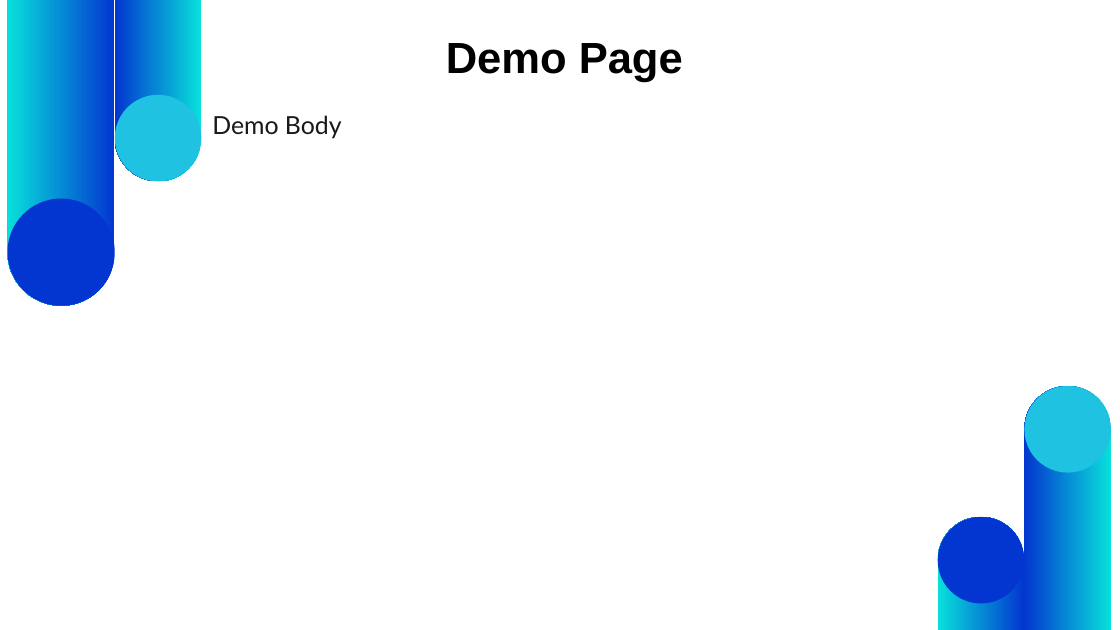
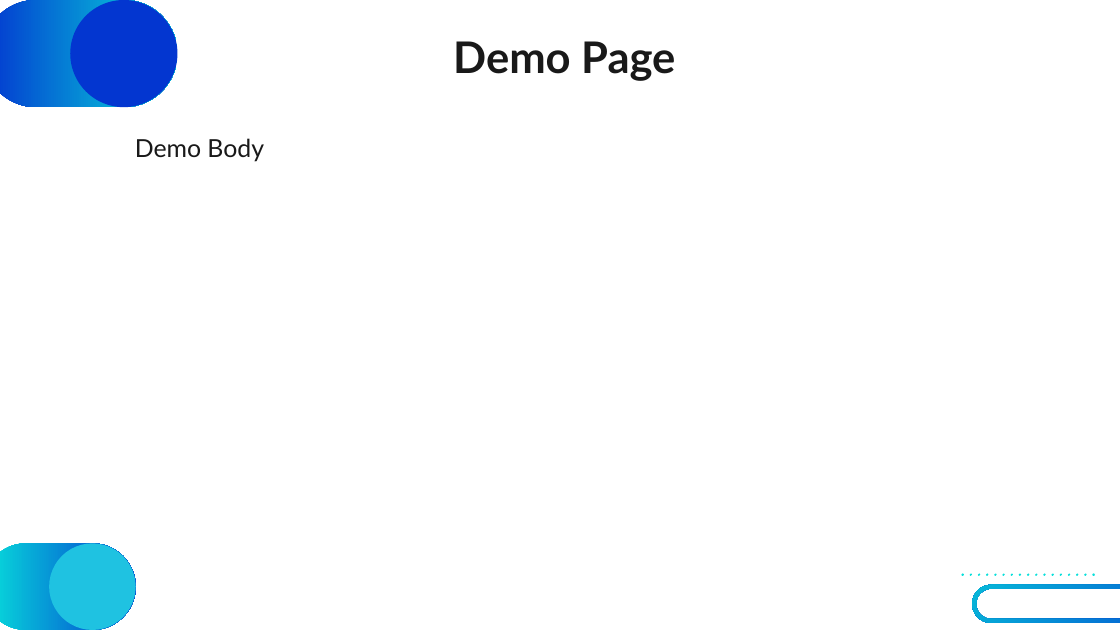
Before and after one commit to ctoriola/synoptic-webapp, a slide deck: slide 2 of template1.pptx. Drawn at 1120x630 pixels with LibreOffice and Linux fonts; fonts in the diff are those of the drawing. Boxes give left, top, right and bottom in pixels: in the first picture for what was removed or moved away, otherwise in the second. Text is boxed around its words. In the diff, an @@ line names an element or a change of style, - is before the commit and + after.

Commit message:
slide styling 2

```diff
--- a/template1.pptx
+++ b/template1.pptx
@@ rounded rectangle added at [0,0,178,108], fill gradient #0336D0 to #08E0DB @@
@@ rounded rectangle removed at [7,0,115,306] @@
@@ ellipse added at [71,0,178,108], fill #0336D0 @@
@@ title "Demo Page" at [453,41,675,81]: font Arial to Lato, text colour #000000 to #191919 @@
@@ rounded rectangle removed at [115,0,202,181] @@
@@ ellipse removed at [114,95,200,181] @@
@@ text "Demo Body": place and size @@
-text "Demo Body" at [212,115,342,139]
+text "Demo Body" at [135,138,264,162]
@@ ellipse removed at [8,198,115,306] @@
@@ rounded rectangle removed at [1025,385,1111,630] @@
@@ ellipse removed at [1025,386,1111,473] @@
@@ group added at [962,497,1120,630]: 4 freeform shapes @@
@@ rounded rectangle removed at [937,516,1024,630] @@
@@ ellipse removed at [937,517,1024,604] @@
@@ rounded rectangle added at [0,543,137,629], fill gradient #08E0DB to #0336D0 @@
@@ ellipse added at [49,543,136,629], fill #1FC2E1 @@
```
Also in this commit, not shown: 2 other files.
